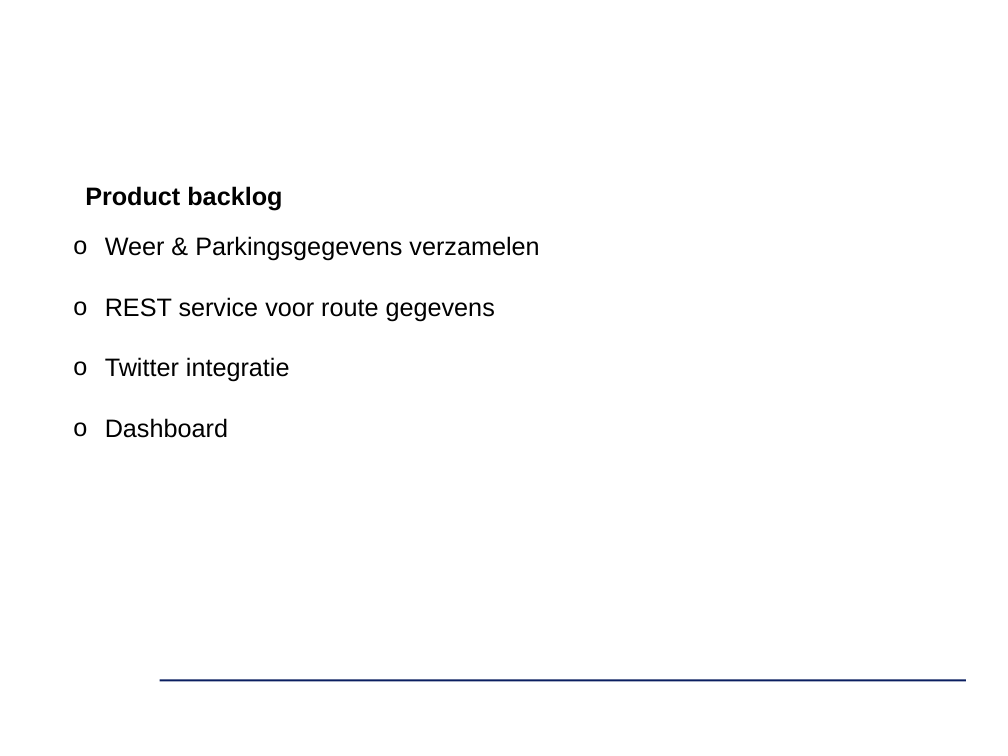
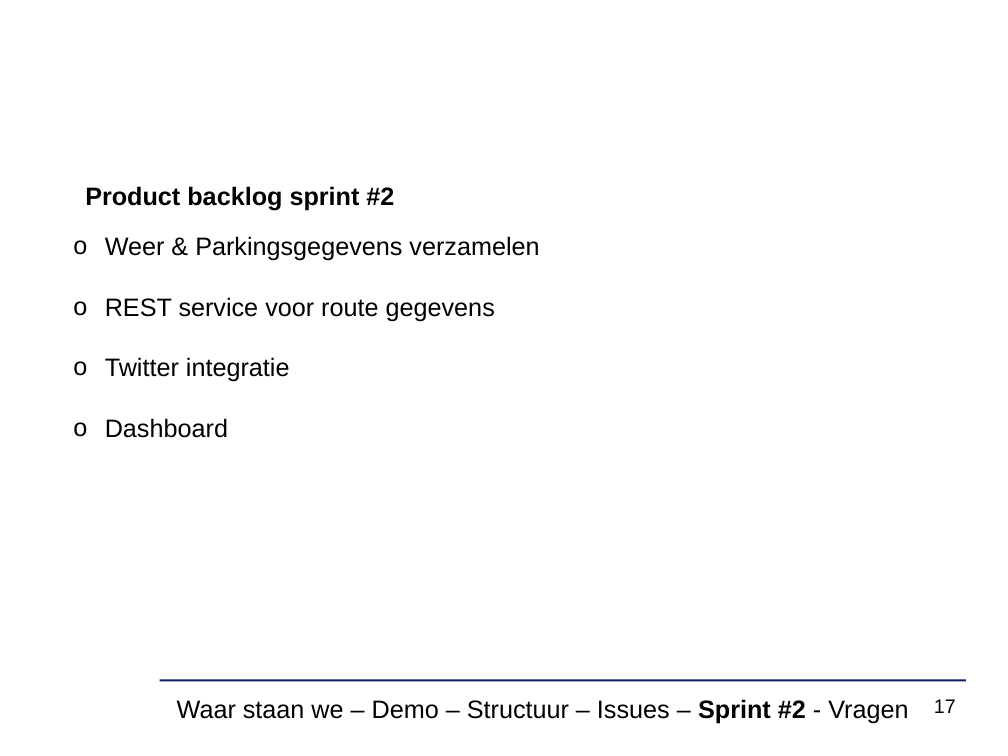
Before and after one commit to verkeergent/Traffic-Travel-Time-Analyzer-4, a slide deck: slide 17 of Analyse/sprint1presentatie.pptx (slide 14 before the commit). Drawn at 1008x756 pixels with LibreOffice and Linux fonts; fonts in the diff are those of the drawing; background and template pictures are left out. Boxes give left, top, right and bottom in pixels: in the first picture for what was removed or moved away, otherwise in the second. Text is boxed around its words. In the diff, an @@ line names an element or a change of style, - is before the commit and + after.

Commit message:
update presentatie sprint 1

```diff
--- a/Analyse/sprint1presentatie.pptx
+++ b/Analyse/sprint1presentatie.pptx
@@ text at (x1=85, y1=186, x2=394, y2=211): text changed @@
-Product backlog
+Product backlog sprint #2
@@ text added at (x1=177, y1=699, x2=908, y2=724), 18 pt, text #000000 @@
+Waar staan we – Demo – Structuur – Issues – Sprint #2 - Vragen
@@ page number added at (x1=934, y1=699, x2=956, y2=713), 14 pt, text #000000 @@
+17
```
Also in this commit, not shown: 11 other slides changed, 7 slides added, 3 slides removed.
